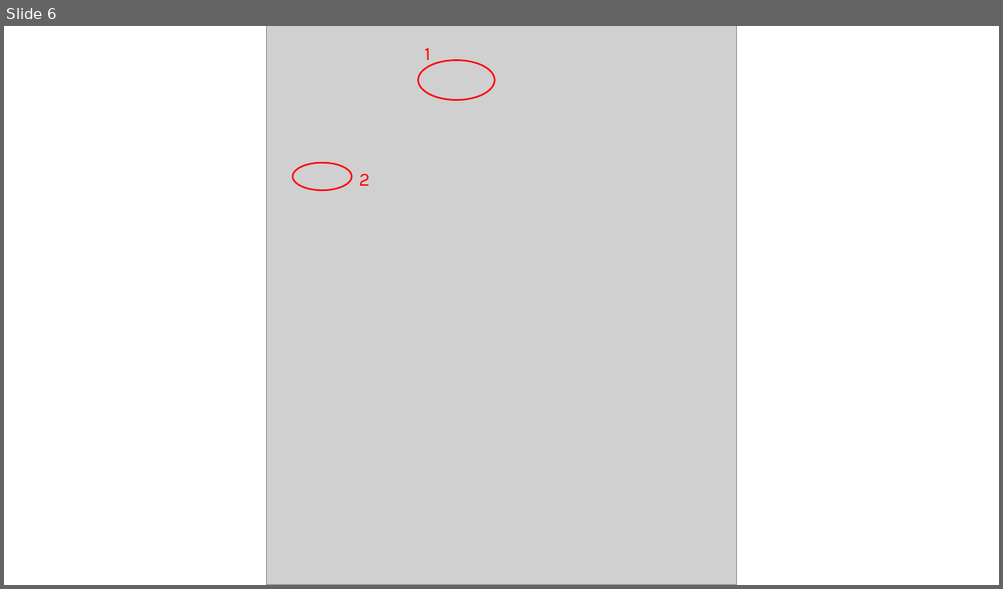
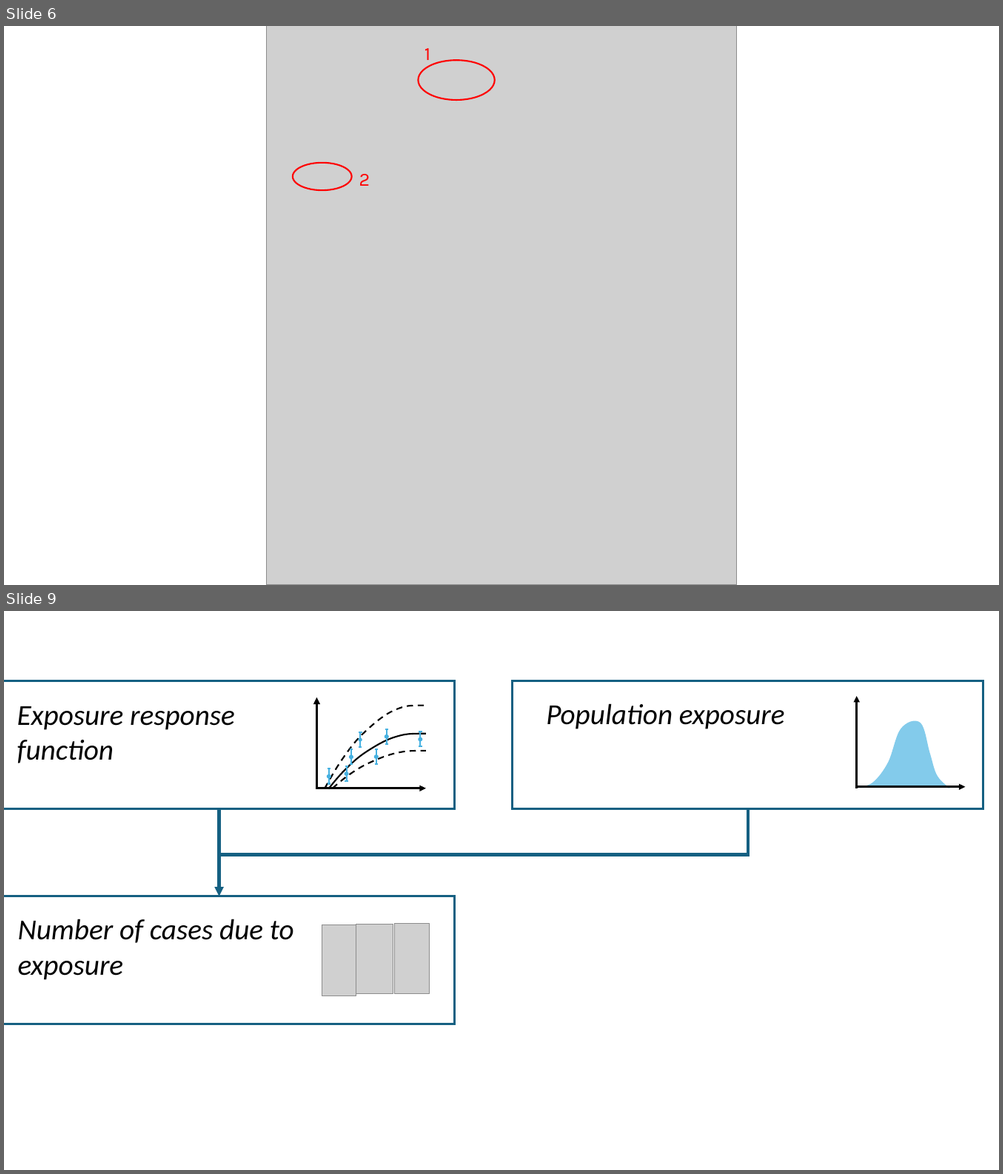
Before and after one commit to SwissTPH/healthiar, a slide deck: r_package/testing/Workshops_and_demos/WS_WP5/images/images_for_presentation.pptx. Shown one above the other, each under a label of ours: slide 6 before the commit, slides 6 and 9 after it; the slides between them are not shown. The pictures are 1003x589 and 1003x1174 pixels, drawn with LibreOffice and Linux fonts; fonts in the diff are those of the drawing; grey boxes stand for pictures. Boxes give left, top, right and bottom in pixels: in the first picture for what was removed or moved away, otherwise in the second. Text is boxed around its words. In the diff, an @@ line names an element or a change of style, - is before the commit and + after.

```diff
--- a/r_package/testing/Workshops_and_demos/WS_WP5/images/images_for_presentation.pptx
+++ b/r_package/testing/Workshops_and_demos/WS_WP5/images/images_for_presentation.pptx
@@ slide 9 added at (4,611,999,1170), background #FFFFFF @@
@@ rectangle added at (4,681,455,809), outline #156082 2.25 pt @@
@@ rectangle added at (512,681,983,809), outline #156082 2.25 pt @@
@@ arrow added from (856, 789) to (856, 696), #000000 2 pt @@
@@ text added at (17,706,235,763), 28 pt, text #000000, italic @@
+Exposure response function
@@ text added at (546,703,785,729), 28 pt, text #000000, italic @@
+Population exposure
@@ freeform shape added at (859,721,950,787), fill #83CBEB, outline #83CBEB 1.5 pt @@
@@ arrow added from (856, 787) to (965, 787), #000000 2 pt @@
@@ elbow line added from (748, 809) to (219, 855), #156082 3 pt @@
@@ arrow added from (219, 809) to (219, 897), #156082 3 pt @@
@@ group added at (316,698,427,789): 21 lines, 7 ellipses, 3 freeform shapes, 2 arrows @@
@@ rectangle added at (4,897,455,1025), outline #156082 2.25 pt @@
@@ text added at (18,919,294,980), 28 pt, text #000000, italic @@
+Number of cases due to exposure
@@ picture added at (322,925,356,996) @@
@@ picture added at (356,924,393,994) @@
@@ picture added at (395,924,430,994) @@
```
Also in this commit, not shown: 2 other slides added, 13 other files.
